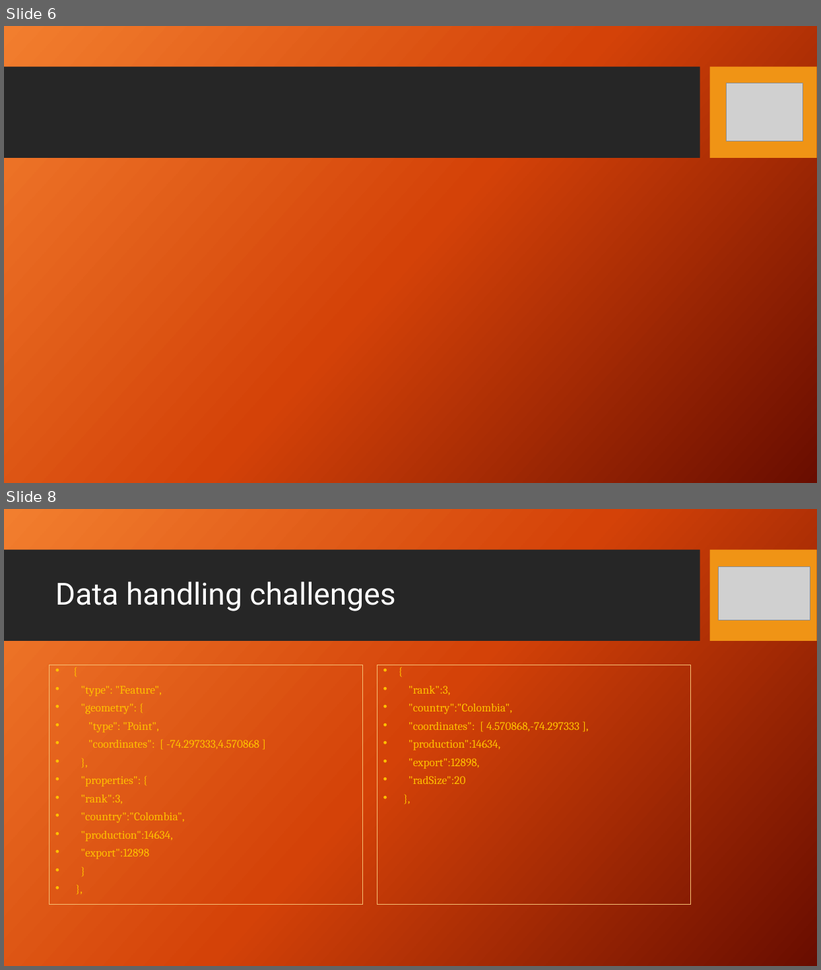
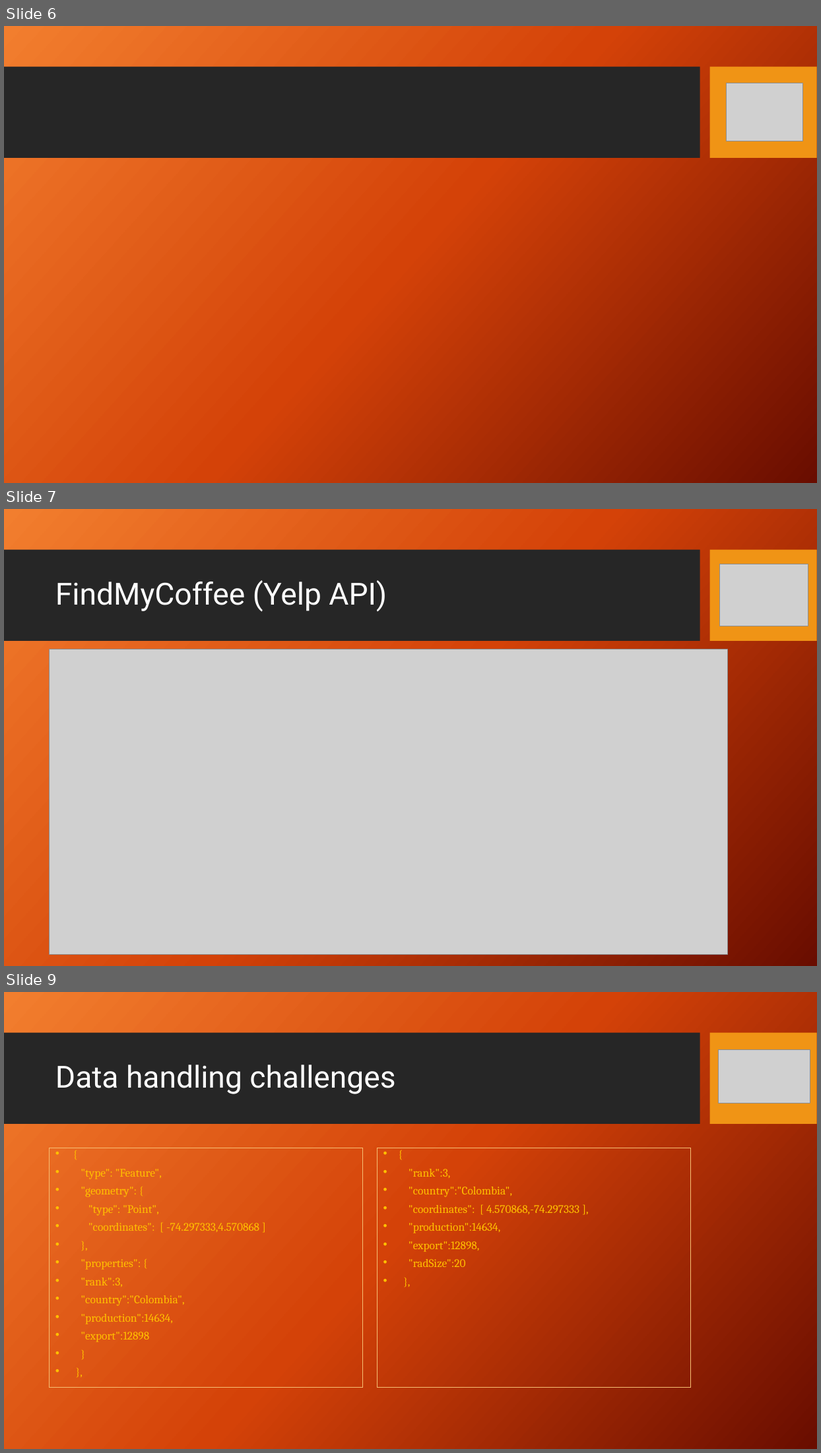
Before and after one commit to Randy0601/GroupProject2, a slide deck: Know Your Brew!.pptx. Shown one above the other, each under a label of ours: slides 6 and 8 before the commit, slides 6, 7 and 9 after it; the slides between them are not shown. The pictures are 821x970 and 821x1453 pixels, drawn with LibreOffice and Linux fonts; fonts in the diff are those of the drawing; grey boxes stand for pictures; background and template pictures are left out. Boxes give left, top, right and bottom in pixels: in the first picture for what was removed or moved away, otherwise in the second. Text is boxed around its words. In the diff, an @@ line names an element or a change of style, - is before the commit and + after.

Commit message:
Added yelp and api details to presentaation

```diff
--- a/Know Your Brew!.pptx
+++ b/Know Your Brew!.pptx
@@ slide 7 added at <box>4,509,817,966</box>, background picture (left out); not listed: 2 template elements that a slide beside it also shows @@
@@ picture added at <box>720,564,809,626</box> @@
@@ title added at <box>55,580,387,612</box>, 36 pt, text #FFFFFF @@
+FindMyCoffee (Yelp API)
@@ picture added at <box>49,650,727,955</box> @@
@@ what was slide 8 is now slide 9 @@
```
Also in this commit, not shown: 2 slides changed, 2 other slides added, 1 slide removed.
